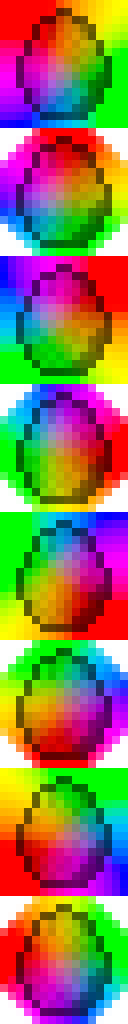
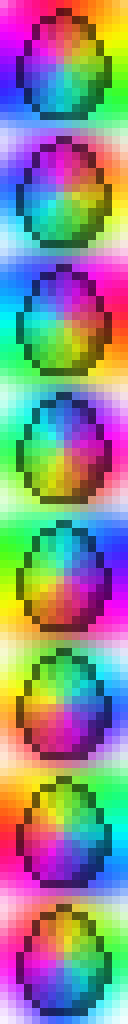
Comparing the layer stacks of the two 128x1024 images. Changes:
added group "Colour" (multiply) with 2 layers above "Egg" over [0, 0, 128, 1024]
renamed "Colour_0_90_180_270" to "Colour_45_135_225_315 #1", blend multiply → normal, moved it into group "Colour", painted on it over [0, 0, 128, 944]
removed group "Colour_45_135_225_315" (2 layers) (was multiply) over [0, 0, 128, 1024]
removed layer "Erase" (was erase) from group "Colour_45_135_225_315" over [0, 0, 128, 896]
renamed "Modulate" to "Colour_45_135_225_315", moved it into group "Colour", painted on it over [0, 64, 128, 1024]
